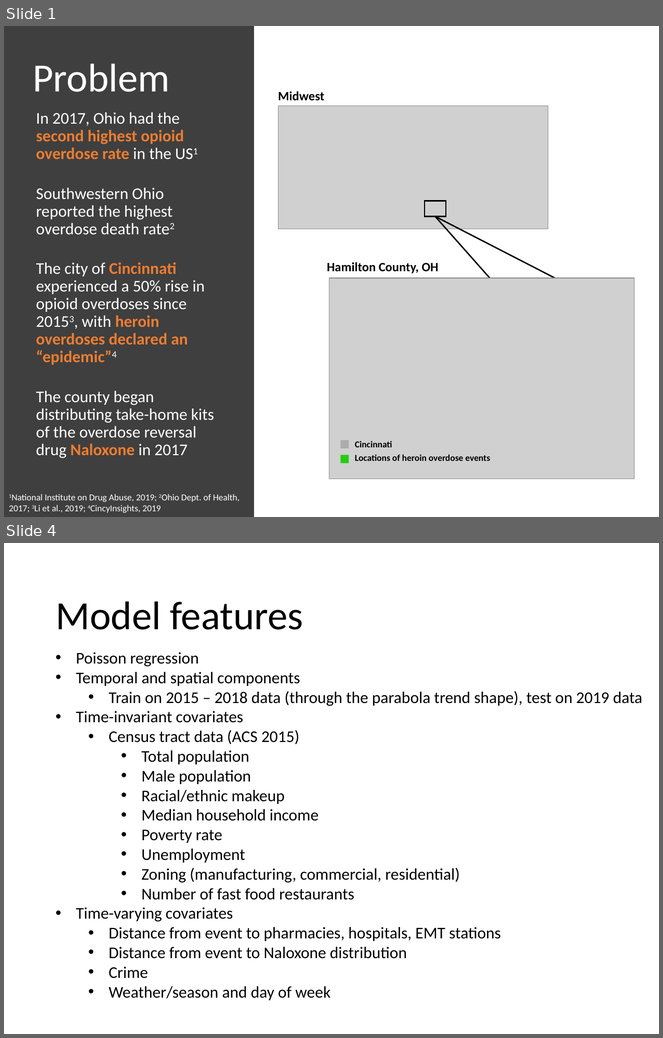
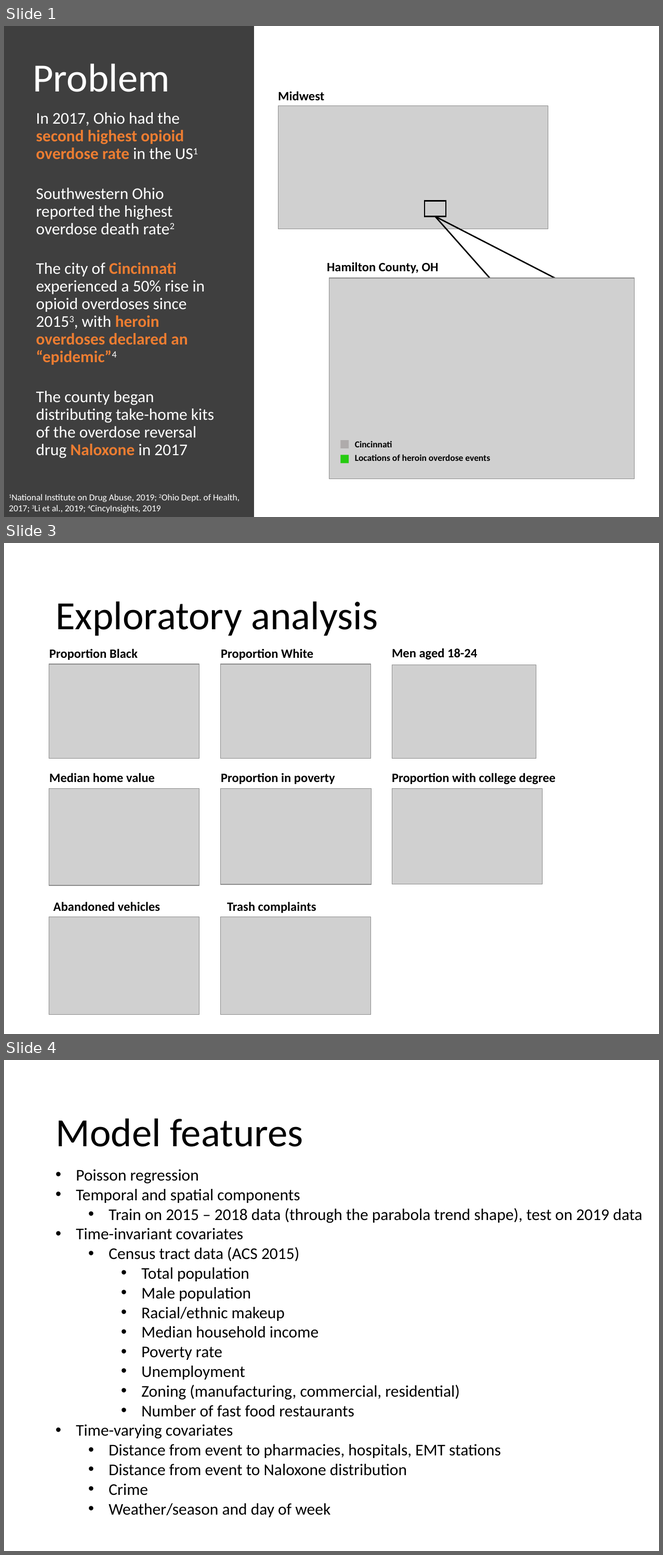
Before and after one commit to njcorona/heroin-overdose-prediction, a slide deck: CAP_slides.pptx. Shown one above the other, each under a label of ours: slides 1 and 4 before the commit, slides 1, 3 and 4 after it; the slides between them are not shown. The pictures are 663x1038 and 663x1555 pixels, drawn with LibreOffice and Linux fonts; fonts in the diff are those of the drawing; grey boxes stand for pictures. Boxes give left, top, right and bottom in pixels: in the first picture for what was removed or moved away, otherwise in the second. Text is boxed around its words. In the diff, an @@ line names an element or a change of style, - is before the commit and + after.

```diff
--- a/CAP_slides.pptx
+++ b/CAP_slides.pptx
@@ slide 3 added at box(4, 543, 659, 1034), background #FFFFFF @@
@@ title added at box(55, 601, 378, 636), 44 pt, text #000000 @@
+Exploratory analysis
@@ text added at box(49, 649, 138, 660), 14 pt, text #000000, bold @@
+Proportion Black
@@ text added at box(221, 649, 313, 660), 14 pt, text #000000, bold @@
+Proportion White
@@ text added at box(392, 648, 477, 659), 14 pt, text #000000, bold @@
+Men aged 18-24
@@ picture added at box(49, 664, 199, 759) @@
@@ picture added at box(221, 664, 371, 759) @@
@@ picture added at box(392, 665, 536, 759) @@
@@ text added at box(49, 773, 155, 783), 14 pt, text #000000, bold @@
+Median home value
@@ text added at box(221, 773, 335, 784), 14 pt, text #000000, bold @@
+Proportion in poverty
@@ text added at box(392, 773, 556, 784), 14 pt, text #000000, bold @@
+Proportion with college degree
@@ picture added at box(49, 788, 199, 886) @@
@@ picture added at box(221, 788, 372, 885) @@
@@ picture added at box(392, 788, 543, 884) @@
@@ picture added at box(49, 917, 199, 1015) @@
@@ text added at box(53, 902, 160, 912), 14 pt, text #000000, bold @@
+Abandoned vehicles
@@ picture added at box(221, 917, 371, 1015) @@
@@ text added at box(227, 902, 317, 913), 14 pt, text #000000, bold @@
+Trash complaints
```
Also in this commit, not shown: 1 slide changed, 1 slide removed, 6 other files.
